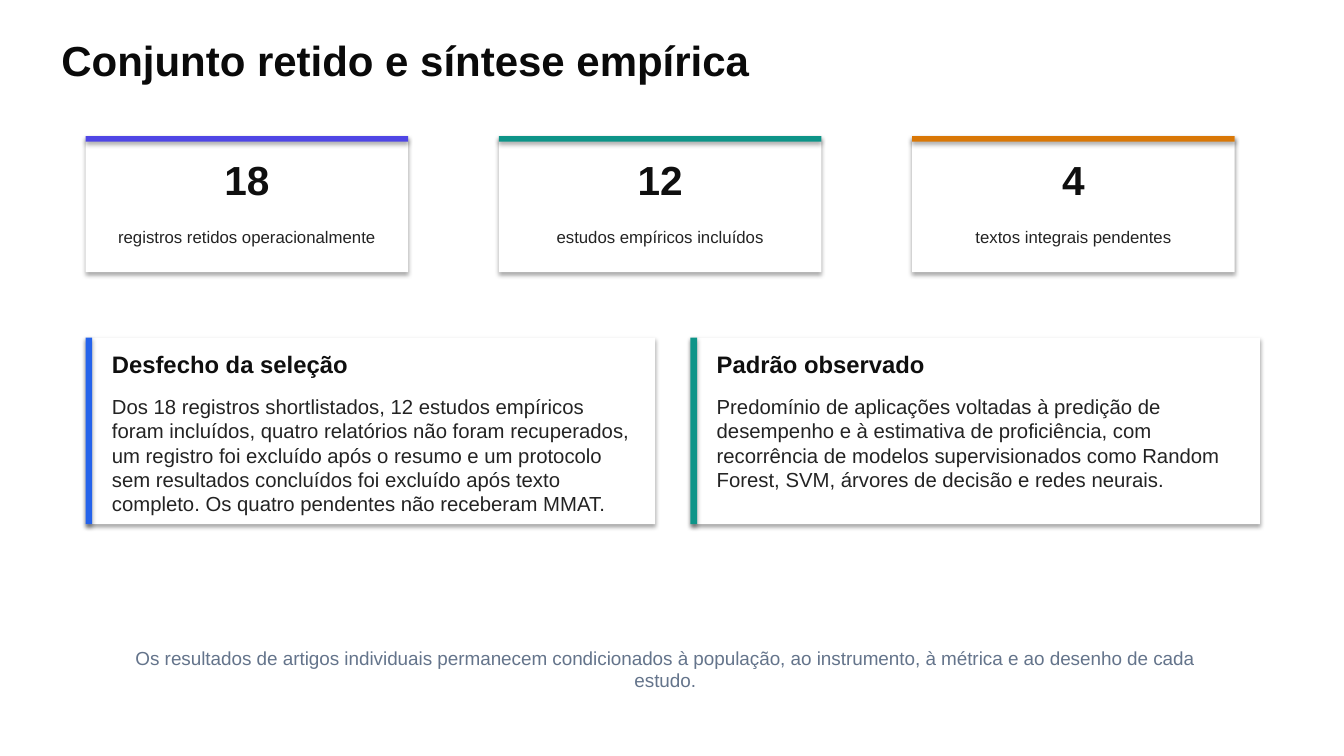
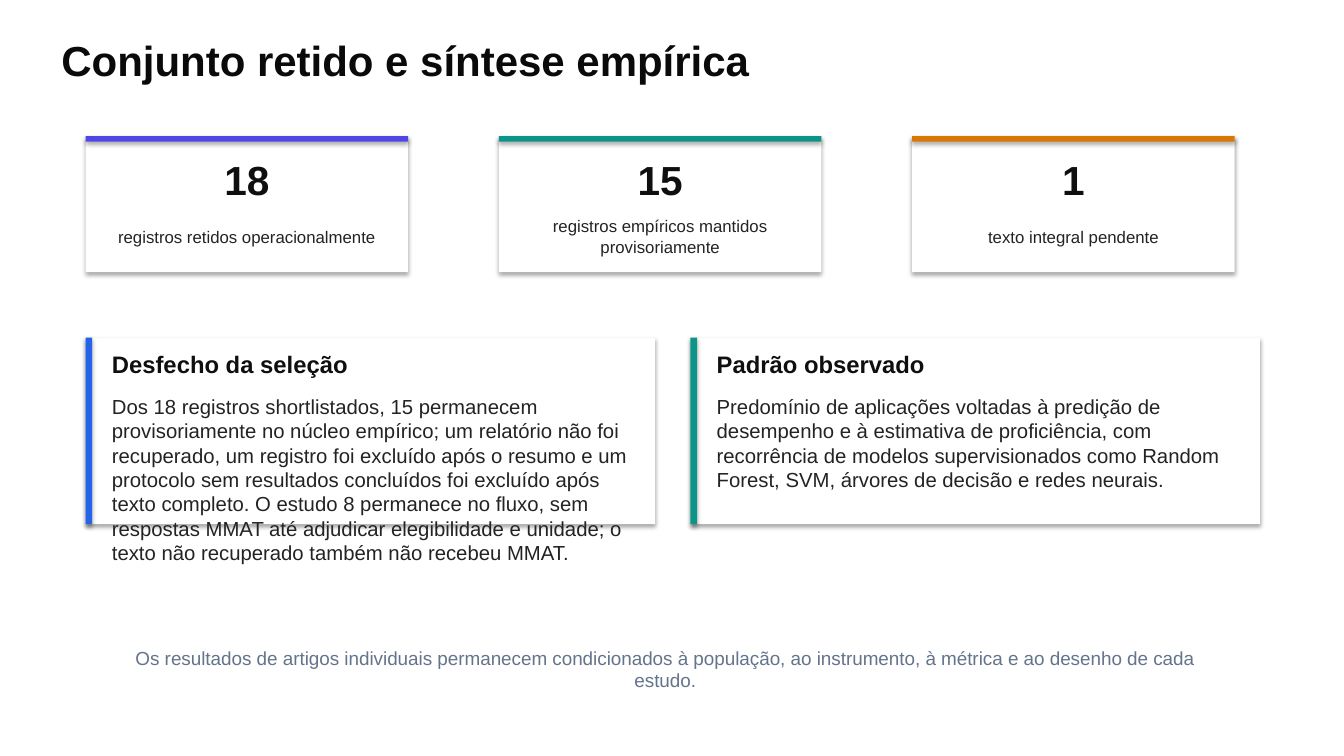
Before and after one commit to thalesfb/ccw, a slide deck: slide 12 of results/tcc/presentation/ensino_personalizado_de_matematica_tcc.pptx. Drawn at 1344x756 pixels with LibreOffice and Linux fonts; fonts in the diff are those of the drawing. Boxes give left, top, right and bottom in pixels: in the first picture for what was removed or moved away, otherwise in the second. Text is boxed around its words. In the diff, an @@ line names an element or a change of style, - is before the commit and + after.

Commit message:
:books: docs(tcc): sync defense deck and public pages
Publish the reviewed MMAT state across the canonical deck, editable export, navigation, and reader-facing pages while preserving the distinction between the TCC and the earlier PTC presentation.

```diff
--- a/results/tcc/presentation/ensino_personalizado_de_matematica_tcc.pptx
+++ b/results/tcc/presentation/ensino_personalizado_de_matematica_tcc.pptx
@@ text at (x1=638, y1=167, x2=683, y2=196): text changed @@
-12
+15
@@ text at (x1=1062, y1=167, x2=1085, y2=195): text changed @@
-4
+1
@@ text at (x1=553, y1=219, x2=767, y2=257): text changed @@
-estudos empíricos incluídos
+registros empíricos mantidos provisoriamente
@@ text at (x1=988, y1=231, x2=1159, y2=247): text changed @@
-textos integrais pendentes
+texto integral pendente
@@ text at (x1=112, y1=399, x2=626, y2=565): text changed @@
-Dos 18 registros shortlistados, 12 estudos empíricos foram incluídos, quatro relatórios não foram recuperados, um registro foi excluído após o resumo e um protocolo sem resultados concluídos foi excluído após texto completo. Os quatro pendentes não receberam MMAT.
+Dos 18 registros shortlistados, 15 permanecem provisoriamente no núcleo empírico; um relatório não foi recuperado, um registro foi excluído após o resumo e um protocolo sem resultados concluídos foi excluído após texto completo. O estudo 8 permanece no fluxo, sem respostas MMAT até adjudicar elegibilidade e unidade; o texto não recuperado também não recebeu MMAT.
```
Also in this commit, not shown: 5 other slides changed, 13 other files.
